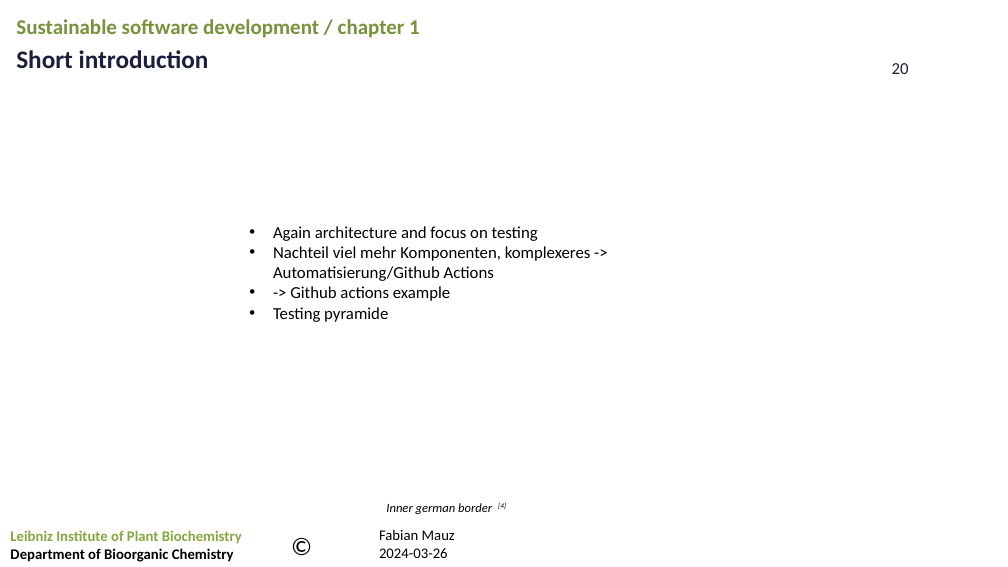
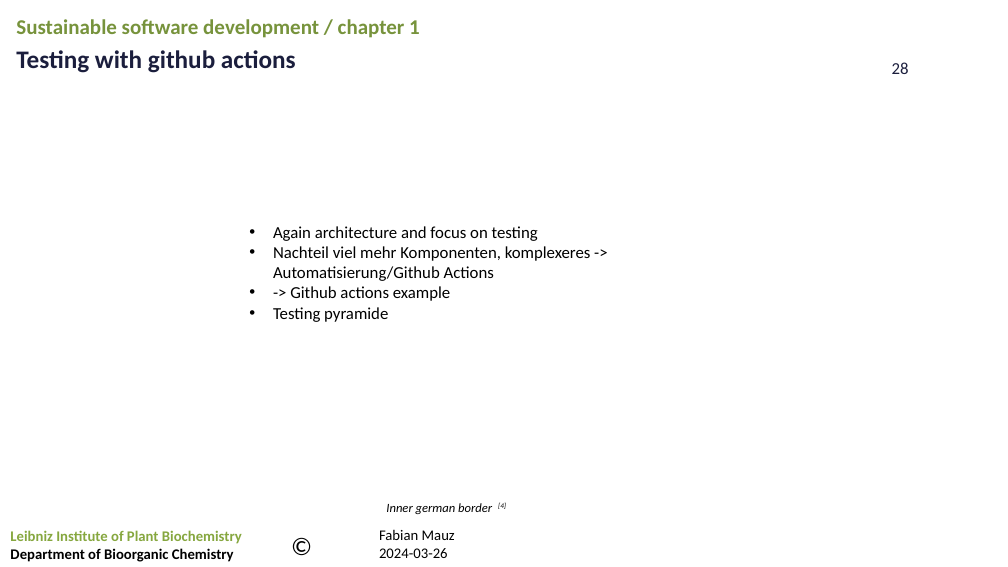
Before and after one commit to FabianMauz/talks_and_lessons, a slide deck: slide 28 of 20241021_api_and_architecture/20241021_api_and_softwarearchitecture.pptx (slide 20 before the commit). Drawn at 1008x567 pixels with LibreOffice and Linux fonts; fonts in the diff are those of the drawing; background and template pictures are left out. Boxes give left, top, right and bottom in pixels: in the first picture for what was removed or moved away, otherwise in the second. Text is boxed around its words. In the diff, an @@ line names an element or a change of style, - is before the commit and + after.

```diff
--- a/20241021_api_and_architecture/20241021_api_and_softwarearchitecture.pptx
+++ b/20241021_api_and_architecture/20241021_api_and_softwarearchitecture.pptx
@@ text at bbox=[16, 50, 296, 73]: text changed @@
-Short introduction
+Testing with github actions
@@ page number at bbox=[892, 62, 909, 74]: text changed @@
-20
+28
```
Also in this commit, not shown: 5 other slides changed, 8 slides added.
